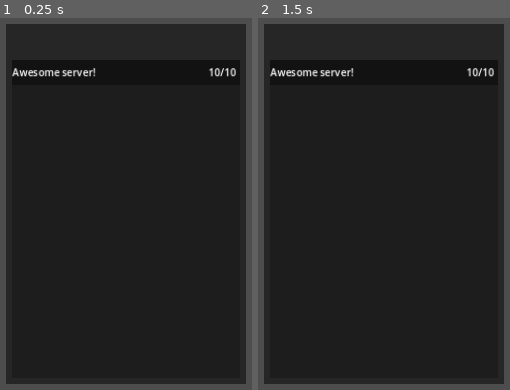
Above: before the commit, frames 1-2 (left to right).
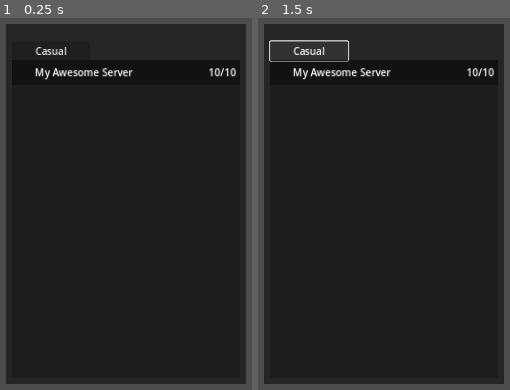
Above: after the commit, the same moments.

Repository: codemonsters/tag-of-war
Game: Godot game, scene res://menu/lista_servidores.tscn
Same seed, same stepped clock (60 frames per second), same inputs: the game is played once before the commit and once after it. This scene is started directly instead of the project's main scene.
Inputs (mouse positions are in pixels of both pictures, inside the frame that each line leads up to):
- Up to frame 1 (0.25 s): no input
- Up to frame 2 (1.5 s): click (308, 51) at 0.5 s, where only the run after the commit has a clickable "Casual"; click (308, 51) at 1.25 s, where only the run after the commit has a clickable "Casual"

The runs differ from the first frame. In frame 1, 0.9% of the frame differs, in the area x 4-53%, y 7-17%; in frame 2, 1.2%, in the area x 4-53%, y 5-17%.

Commit message:
La lista de servidores entera

Diff:
--- a/cliente/src/menu/lista_servidores.tscn
+++ b/cliente/src/menu/lista_servidores.tscn
@@ -18,54 +18,14 @@
 grow_vertical = 2
 metadata/_edit_use_anchors_ = true
 
-[node name="Servidores" type="VBoxContainer" parent="Tabla"]
-z_index = 1
-layout_mode = 1
-anchors_preset = -1
-anchor_top = 0.1
-anchor_right = 1.0
-anchor_bottom = 1.0
-offset_left = 10.0
-offset_right = -10.0
-offset_bottom = -10.0
-grow_horizontal = 2
-grow_vertical = 2
-
-[node name="Partida" type="Control" parent="Tabla/Servidores"]
-custom_minimum_size = Vector2(0, 40)
-layout_mode = 2
-
-[node name="Fondo" type="ColorRect" parent="Tabla/Servidores/Partida"]
+[node name="Fondo" type="ColorRect" parent="Tabla"]
 layout_mode = 1
 anchors_preset = 15
 anchor_right = 1.0
 anchor_bottom = 1.0
 grow_horizontal = 2
 grow_vertical = 2
-color = Color(0, 0, 0, 0.392157)
-
-[node name="Nombre" type="Label" parent="Tabla/Servidores/Partida"]
-layout_mode = 1
-anchors_preset = -1
-anchor_right = 0.85
-anchor_bottom = 1.0
-grow_horizontal = 2
-grow_vertical = 2
-text = "Awesome server!
-"
-vertical_alignment = 1
-
-[node name="Jugadores" type="Label" parent="Tabla/Servidores/Partida"]
-layout_mode = 1
-anchors_preset = -1
-anchor_left = 0.85
-anchor_right = 1.0
-anchor_bottom = 1.0
-grow_horizontal = 0
-grow_vertical = 2
-text = "10/10"
-horizontal_alignment = 1
-vertical_alignment = 1
+color = Color(0, 0, 0, 0.498039)
 
 [node name="Lista" type="ColorRect" parent="Tabla"]
 layout_mode = 1
@@ -80,11 +40,64 @@
 grow_vertical = 2
 color = Color(0, 0, 0, 0.235294)
 
-[node name="Fondo" type="ColorRect" parent="Tabla"]
+[node name="Partidas" type="VBoxContainer" parent="Tabla"]
+z_index = 1
+layout_mode = 1
+anchors_preset = -1
+anchor_top = 0.1
+anchor_right = 1.0
+anchor_bottom = 1.0
+offset_left = 10.0
+offset_right = -10.0
+offset_bottom = -10.0
+grow_horizontal = 2
+grow_vertical = 2
+
+[node name="Partida" type="Control" parent="Tabla/Partidas"]
+custom_minimum_size = Vector2(0, 40)
+layout_mode = 2
+
+[node name="Fondo" type="ColorRect" parent="Tabla/Partidas/Partida"]
 layout_mode = 1
 anchors_preset = 15
 anchor_right = 1.0
 anchor_bottom = 1.0
 grow_horizontal = 2
 grow_vertical = 2
-color = Color(0, 0, 0, 0.498039)
+color = Color(0, 0, 0, 0.392157)
+
+[node name="Nombre" type="Label" parent="Tabla/Partidas/Partida"]
+layout_mode = 1
+anchors_preset = -1
+anchor_left = 0.1
+anchor_right = 0.85
+anchor_bottom = 1.0
+grow_horizontal = 2
+grow_vertical = 2
+text = "My Awesome Server
+"
+vertical_alignment = 1
+
+[node name="Jugadores" type="Label" parent="Tabla/Partidas/Partida"]
+layout_mode = 1
+anchors_preset = -1
+anchor_left = 0.85
+anchor_right = 1.0
+anchor_bottom = 1.0
+grow_horizontal = 0
+grow_vertical = 2
+text = "10/10"
+horizontal_alignment = 1
+vertical_alignment = 1
+
+[node name="Casual" type="Button" parent="Tabla"]
+layout_mode = 1
+anchors_preset = -1
+anchor_top = 0.05
+anchor_right = 0.35
+anchor_bottom = 0.102
+offset_left = 10.0
+grow_horizontal = 2
+grow_vertical = 2
+text = "Casual
+"
